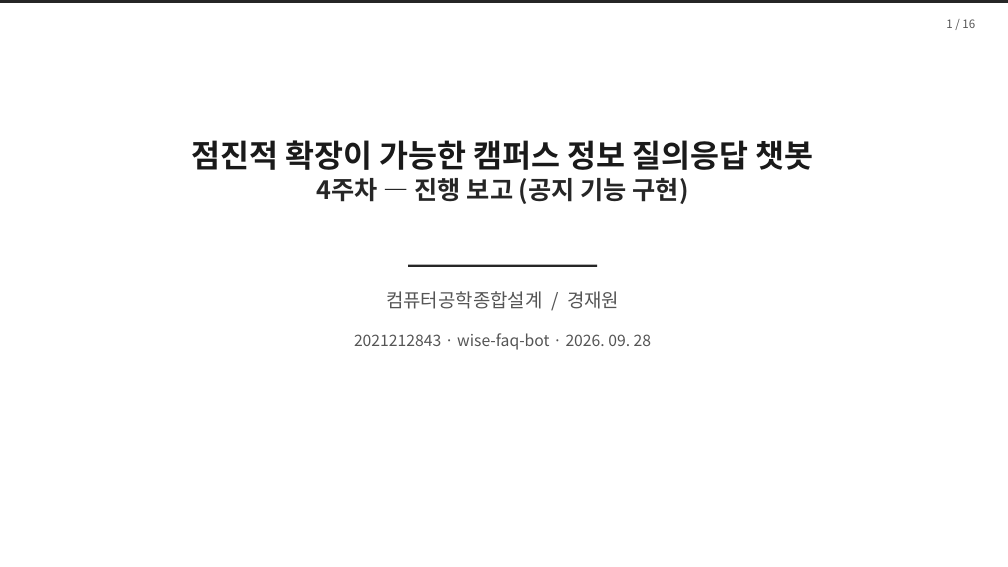
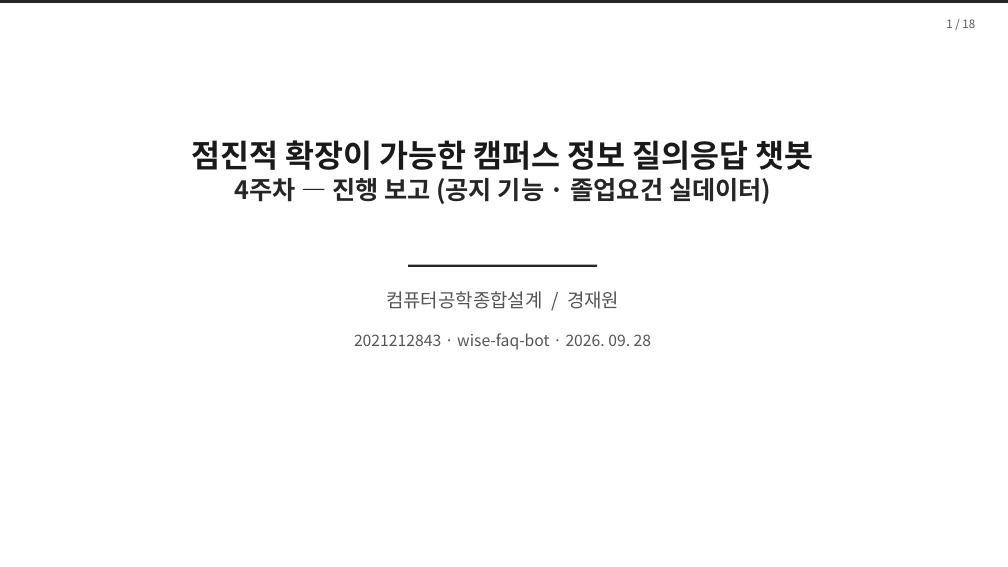
Before and after one commit to jaewonkyoung-alt/wise-faq-bot, a slide deck: slide 1 of slides/2021212843_경재원_4주차_진행보고.pptx. Drawn at 1008x567 pixels with LibreOffice and Linux fonts; fonts in the diff are those of the drawing. Boxes give left, top, right and bottom in pixels: in the first picture for what was removed or moved away, otherwise in the second. Text is boxed around its words. In the diff, an @@ line names an element or a change of style, - is before the commit and + after.

```diff
--- a/slides/2021212843_경재원_4주차_진행보고.pptx
+++ b/slides/2021212843_경재원_4주차_진행보고.pptx
@@ text at <box>234,178,771,204</box>: text changed @@
-4주차 — 진행 보고 (공지 기능 구현)
+4주차 — 진행 보고 (공지 기능 · 졸업요건 실데이터)
```
Also in this commit, not shown: 13 other slides changed, 4 slides added, 2 slides removed, 14 other files.
